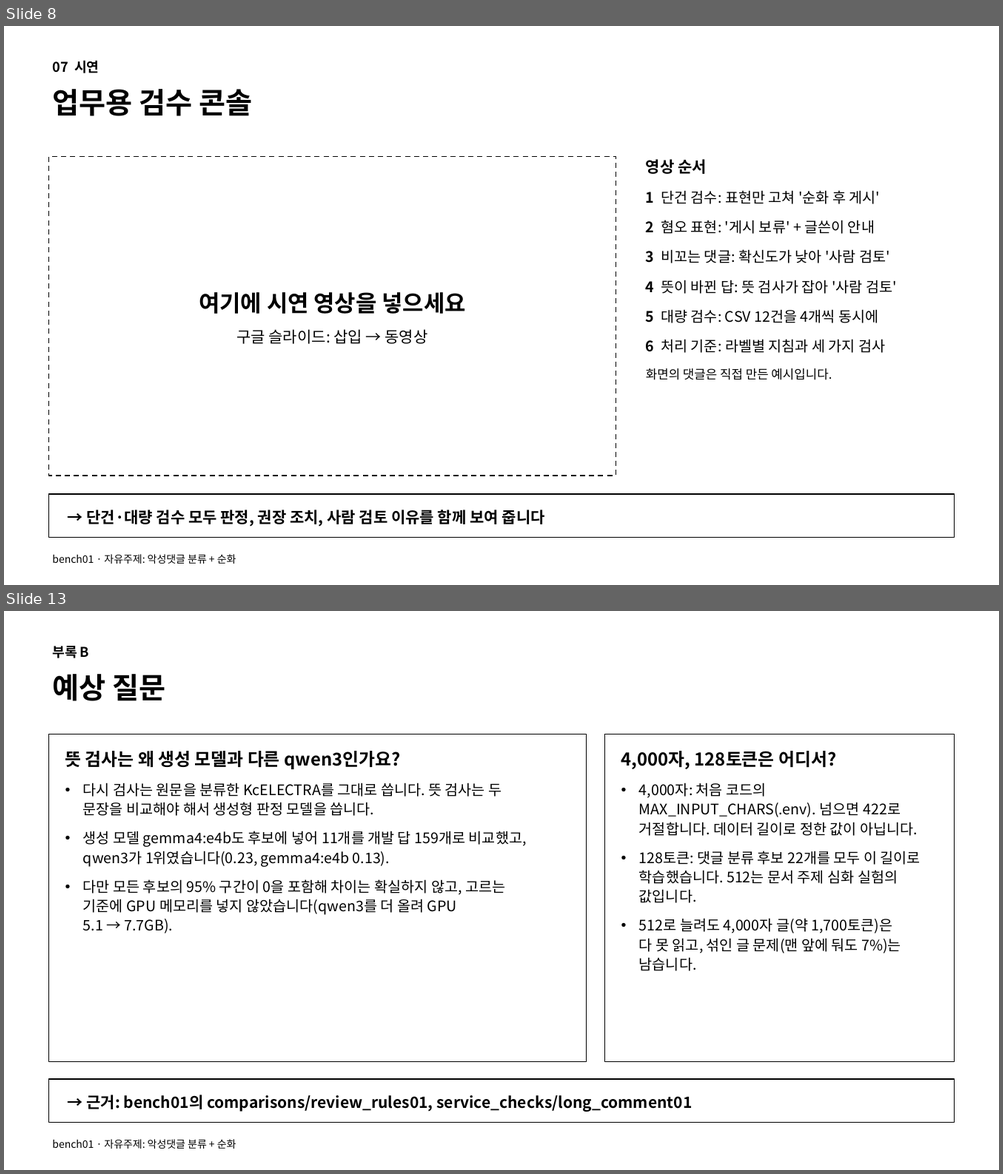
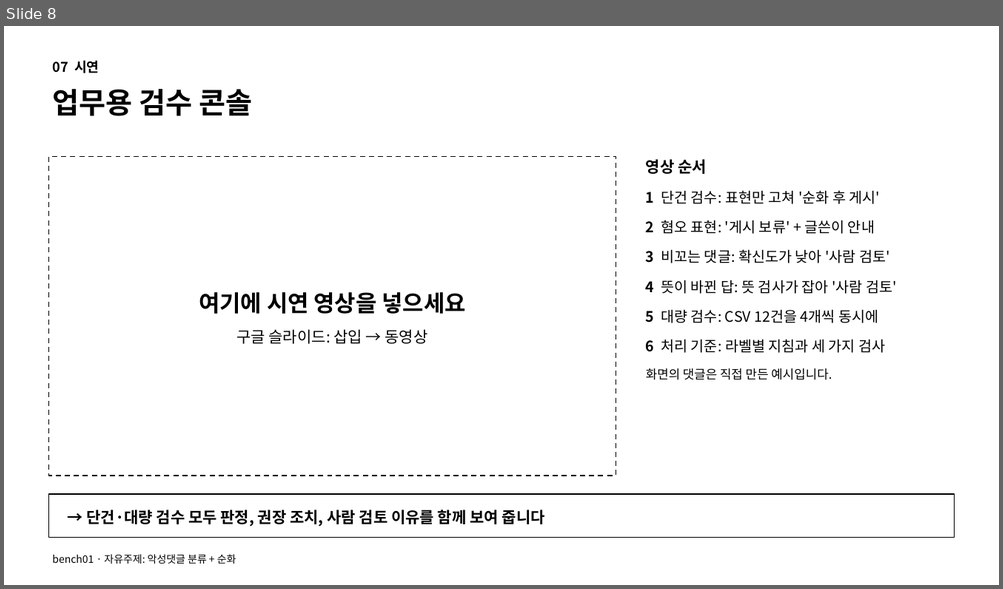
Before and after one commit to LLM-project-02/model-benchmark-lab, a slide deck: artifacts/step_by_step/comments/bench01/demo/bench01_comments_slides_심플_피드백반영.pptx. Shown one above the other, each under a label of ours: slides 8 and 13 before the commit, slide 8 after it; the slides between them are not shown. The pictures are 1003x1174 and 1003x589 pixels, drawn with LibreOffice and Linux fonts; fonts in the diff are those of the drawing. Boxes give left, top, right and bottom in pixels: in the first picture for what was removed or moved away, otherwise in the second. Text is boxed around its words. In the diff, an @@ line names an element or a change of style, - is before the commit and + after.

```diff
--- a/artifacts/step_by_step/comments/bench01/demo/bench01_comments_slides_심플_피드백반영.pptx
+++ b/artifacts/step_by_step/comments/bench01/demo/bench01_comments_slides_심플_피드백반영.pptx
@@ slide 13 removed at (4, 611, 999, 1170), background #FFFFFF @@
@@ text removed at (52, 646, 89, 658) @@
-부록 B
@@ text removed at (52, 674, 165, 701) @@
-예상 질문
@@ rectangle removed at (48, 734, 586, 1062) @@
-뜻 검사는 왜 생성 모델과 다른 qwen3인가요?
-• 다시 검사는 원문을 분류한 KcELECTRA를 그대로 씁니다. 뜻 검사는 두
-  문장을 비교해야 해서 생성형 판정 모델을 씁니다.
-• 생성 모델 gemma4:e4b도 후보에 넣어 11개를 개발 답 159개로 비교했고,
-  qwen3가 1위였습니다(0.23, gemma4:e4b 0.13).
-• 다만 모든 후보의 95% 구간이 0을 포함해 차이는 확실하지 않고, 고르는
-  기준에 GPU 메모리를 넣지 않았습니다(qwen3를 더 올려 GPU
-  5.1 → 7.7GB).
@@ rectangle removed at (605, 734, 954, 1062) @@
-4,000자, 128토큰은 어디서?
-• 4,000자: 처음 코드의
-  MAX_INPUT_CHARS(.env). 넘으면 422로
-  거절합니다. 데이터 길이로 정한 값이 아닙니다.
-• 128토큰: 댓글 분류 후보 22개를 모두 이 길이로
-  학습했습니다. 512는 문서 주제 심화 실험의
-  값입니다.
-• 512로 늘려도 4,000자 글(약 1,700토큰)은
-  다 못 읽고, 섞인 글 문제(맨 앞에 둬도 7%)는
-  남습니다.
@@ rectangle removed at (48, 1079, 954, 1123) @@
-→ 근거: bench01의 comparisons/review_rules01, service_checks/long_comment01
@@ text removed at (52, 1139, 236, 1149) @@
-bench01 · 자유주제: 악성댓글 분류 + 순화
```
Also in this commit, not shown: 7 slides changed, 6 other files.
